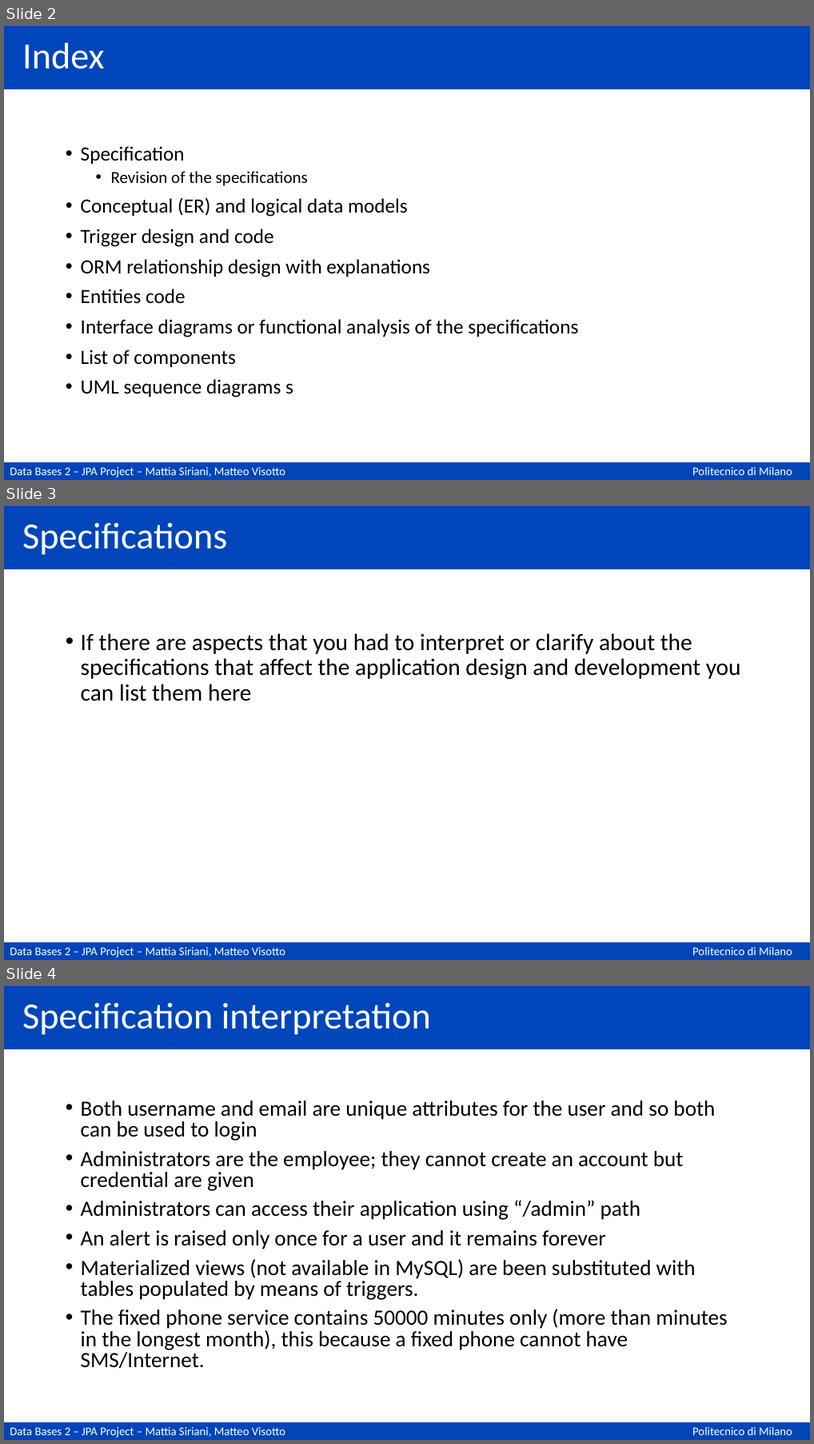
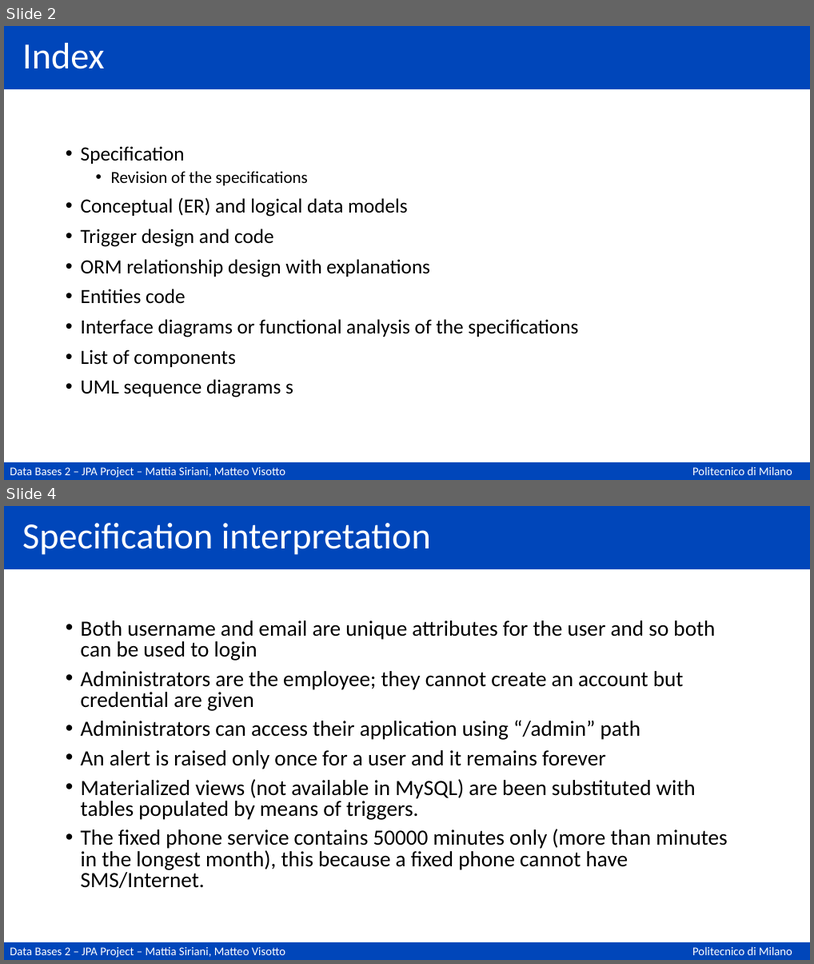
Before and after one commit to matteovisotto/DB2-SirianiVisotto, a slide deck: Documentation.pptx. Shown one above the other, each under a label of ours: slides 2, 3 and 4 before the commit, slides 2 and 4 after it; the slides between them are not shown. The pictures are 814x1444 and 814x964 pixels, drawn with LibreOffice and Linux fonts; fonts in the diff are those of the drawing. Boxes give left, top, right and bottom in pixels: in the first picture for what was removed or moved away, otherwise in the second. Text is boxed around its words. In the diff, an @@ line names an element or a change of style, - is before the commit and + after.

```diff
--- a/Documentation.pptx
+++ b/Documentation.pptx
@@ slide 3 removed at (x1=4, y1=506, x2=810, y2=960), background #FFFFFF; not listed: 3 template elements that a slide beside it also shows @@
@@ title removed at (x1=22, y1=523, x2=227, y2=555) @@
-Specifications
@@ text removed at (x1=81, y1=633, x2=742, y2=701) @@
-• If there are aspects that you had to interpret or clarify about the specifications that affect the application design and development you can list them here
```
Also in this commit, not shown: 5 slides changed, 4 slides added, 1 other slide removed.
